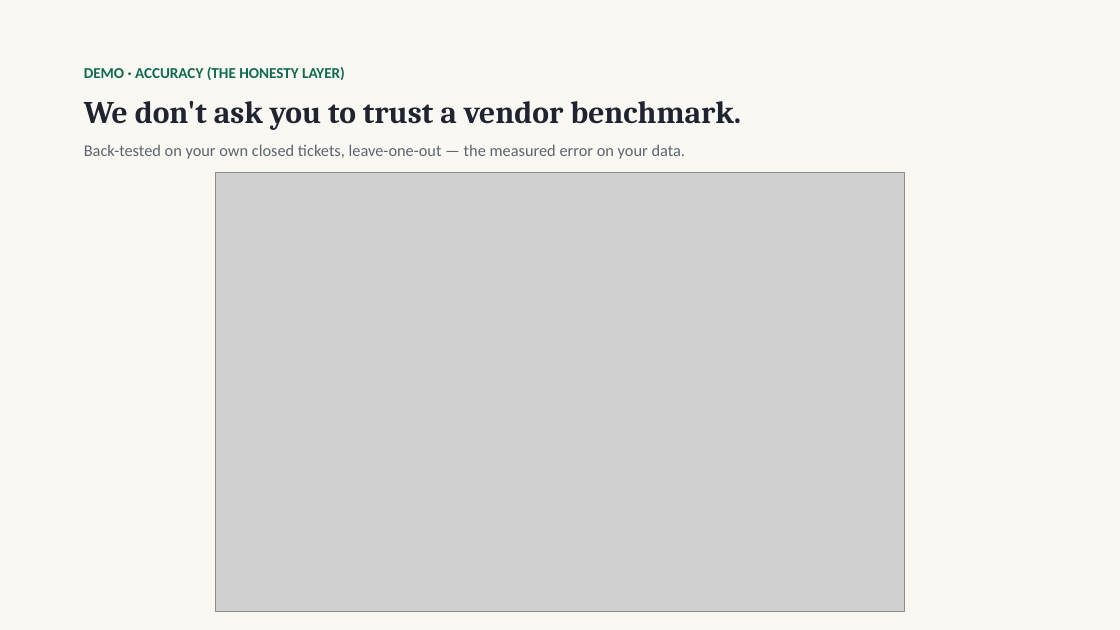
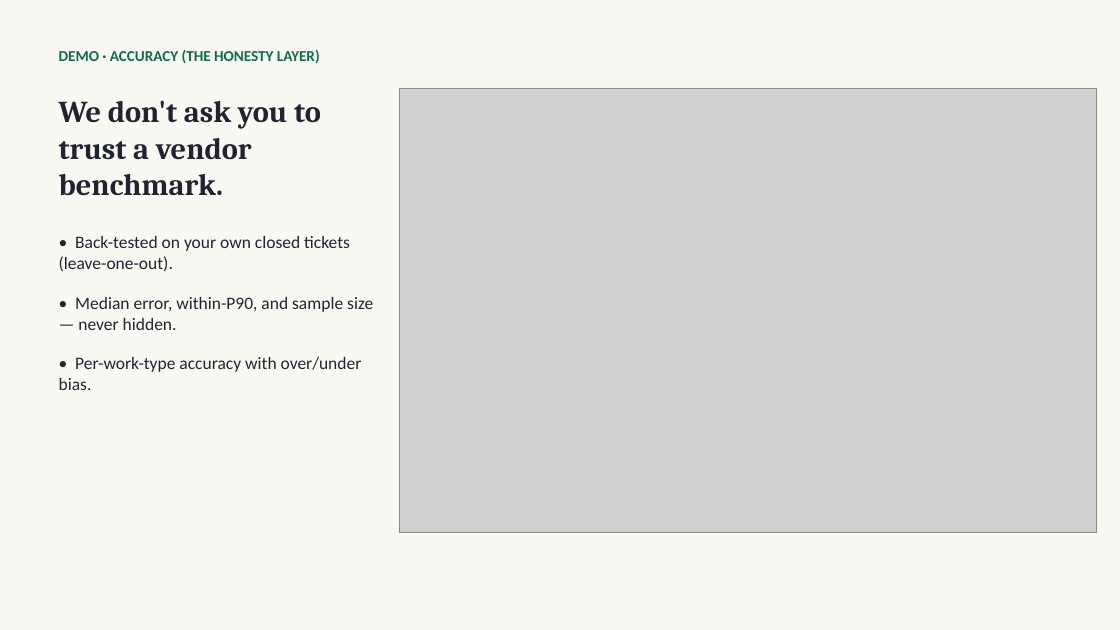
Before and after one commit to krethikram-sudo/options-bot, a slide deck: slide 7 of docs/mhbe-demo-deck.pptx. Drawn at 1120x630 pixels with LibreOffice and Linux fonts; fonts in the diff are those of the drawing; grey boxes stand for pictures. Boxes give left, top, right and bottom in pixels: in the first picture for what was removed or moved away, otherwise in the second. Text is boxed around its words. In the diff, an @@ line names an element or a change of style, - is before the commit and + after.

```diff
--- a/docs/mhbe-demo-deck.pptx
+++ b/docs/mhbe-demo-deck.pptx
@@ text "DEMO · ACCURACY (THE HONESTY ..." moved from (x1=84, y1=67, x2=345, y2=80) to (x1=59, y1=50, x2=320, y2=63) @@
@@ text "We don't ask you to ..." moved from (x1=84, y1=101, x2=741, y2=130) to (x1=59, y1=100, x2=321, y2=196) @@
@@ text "We don't ask you to ..." at (x1=59, y1=100, x2=321, y2=196): size 27 to 26 pt @@
@@ picture resized from (x1=216, y1=172, x2=905, y2=612) to (x1=399, y1=88, x2=1096, y2=533) @@
@@ text at (x1=59, y1=236, x2=373, y2=390): text changed; size 14 to 15 pt; text colour #5C6470 to #1F2430 @@
-Back-tested on your own closed tickets, leave-one-out — the measured error on your data.
+• Back-tested on your own closed tickets (leave-one-out).
+• Median error, within-P90, and sample size — never hidden.
+• Per-work-type accuracy with over/under bias.
```
Also in this commit, not shown: 13 other slides changed, 2 other files.
